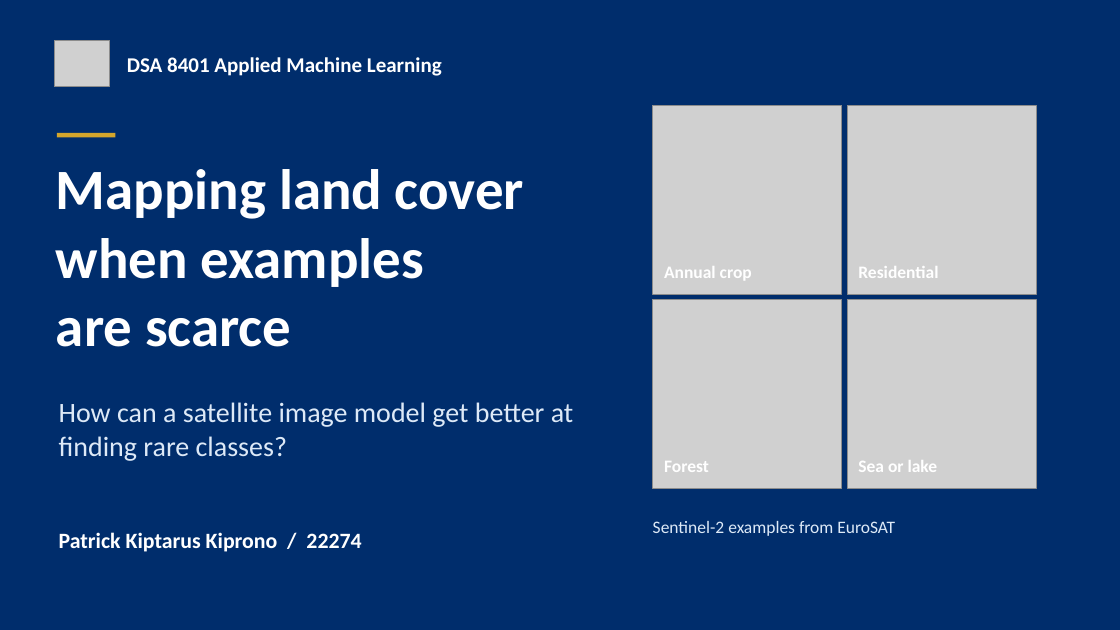
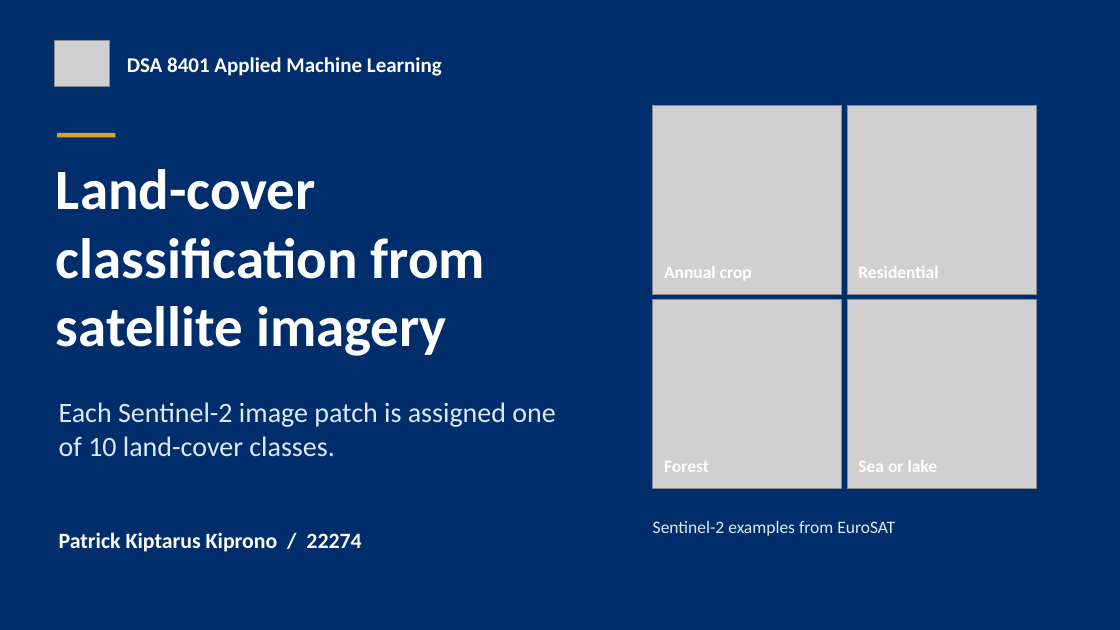
Before and after one commit to kipronopato/EuroSAT_LULC_Capstone, a slide deck: slide 1 of deliverables/EuroSAT_Capstone_Presentation.pptx. Drawn at 1120x630 pixels with LibreOffice and Linux fonts; fonts in the diff are those of the drawing; grey boxes stand for pictures. Boxes give left, top, right and bottom in pixels: in the first picture for what was removed or moved away, otherwise in the second. Text is boxed around its words. In the diff, an @@ line names an element or a change of style, - is before the commit and + after.

Commit message:
Explain the land-cover task and model choices

```diff
--- a/deliverables/EuroSAT_Capstone_Presentation.pptx
+++ b/deliverables/EuroSAT_Capstone_Presentation.pptx
@@ text at (56,169,485,356): text changed @@
-Mapping land cover
-when examples
-are scarce
+Land-cover
+classification from
+satellite imagery
@@ text at (59,402,555,456): text changed @@
-How can a satellite image model get better at finding rare classes?
+Each Sentinel-2 image patch is assigned one of 10 land-cover classes.
```
Also in this commit, not shown: 2 other slides changed.
